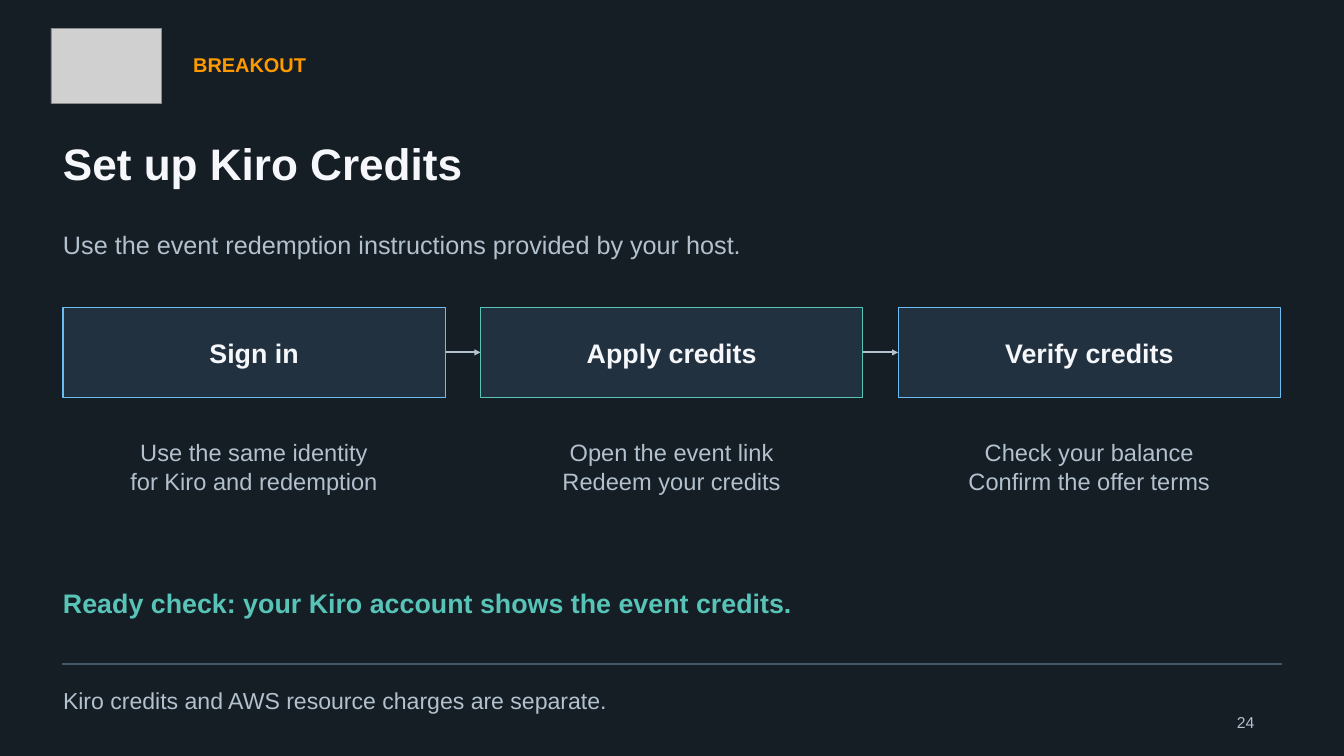
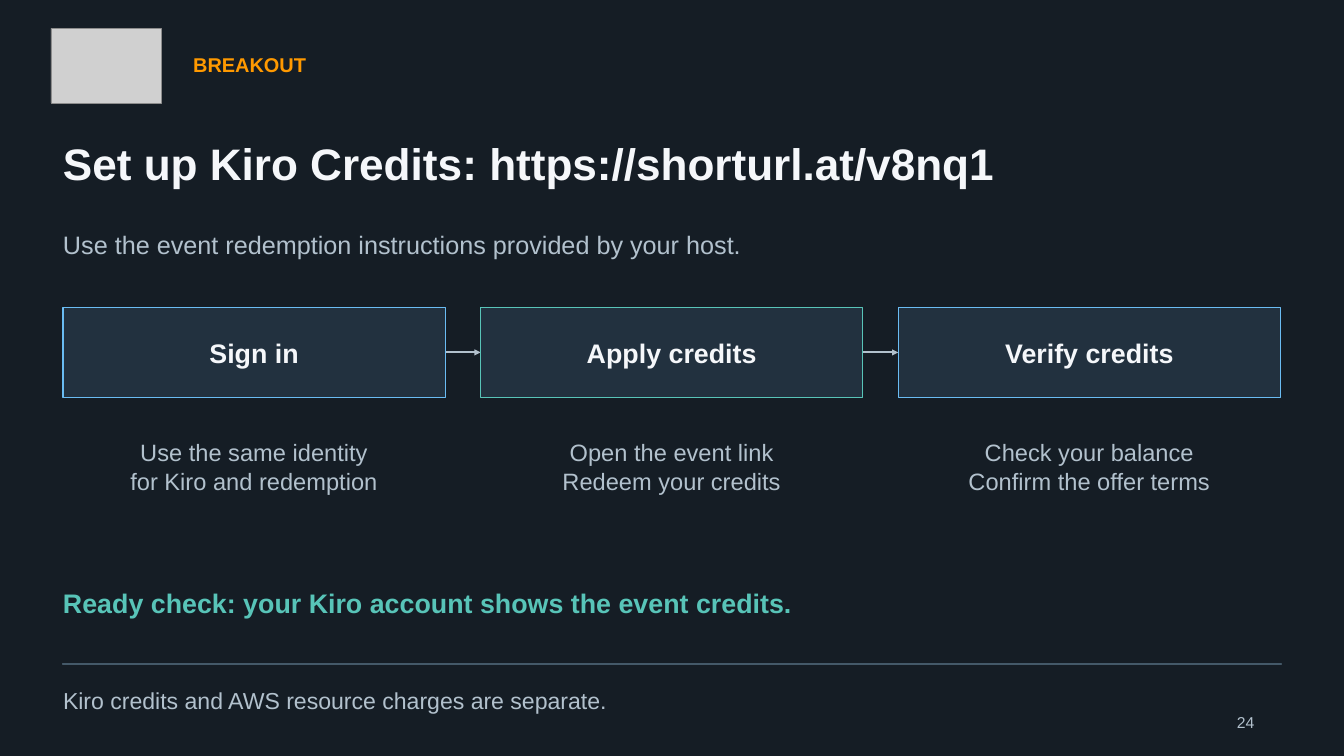
Before and after one commit to sdahal1/AWS_Cloud_Practitioner_Comprehensive_Study_Guide_2026, a slide deck: slide 26 of AWS-AI-Practitioner-Workshop.pptx (slide 24 before the commit). Drawn at 1344x756 pixels with LibreOffice and Linux fonts; fonts in the diff are those of the drawing; grey boxes stand for pictures. Boxes give left, top, right and bottom in pixels: in the first picture for what was removed or moved away, otherwise in the second. Text is boxed around its words. In the diff, an @@ line names an element or a change of style, - is before the commit and + after.

```diff
--- a/AWS-AI-Practitioner-Workshop.pptx
+++ b/AWS-AI-Practitioner-Workshop.pptx
@@ text at [63, 148, 993, 188]: text changed @@
-Set up Kiro Credits
+Set up Kiro Credits: https://shorturl.at/v8nq1
```
Also in this commit, not shown: 4 other slides changed, 3 slides added, 1 other file.
